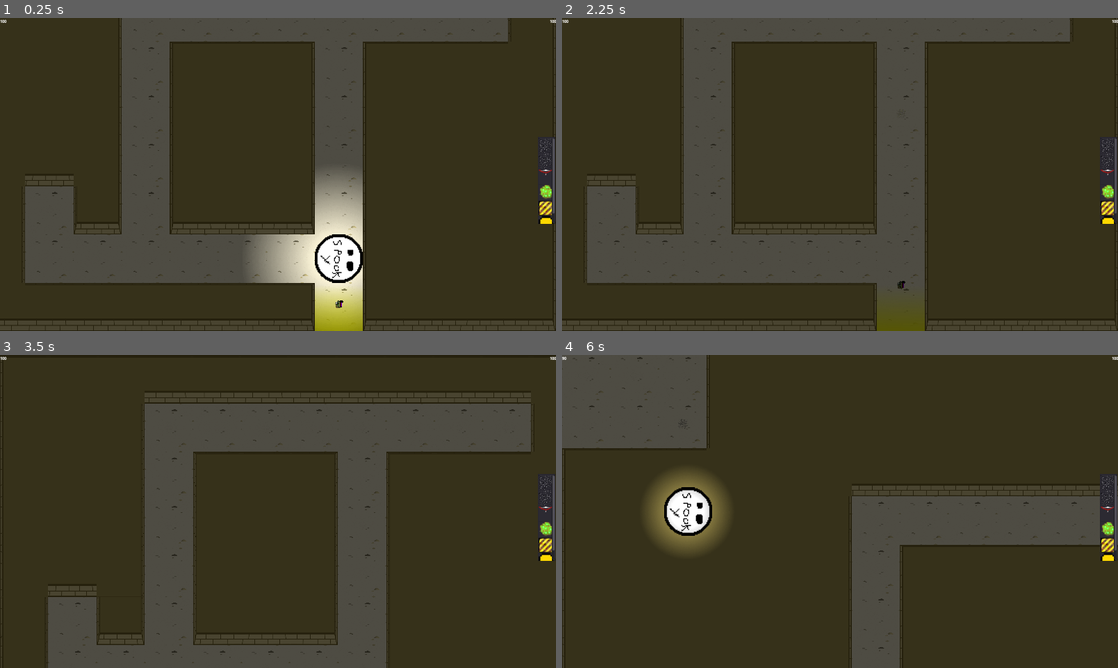
Above: before the commit, frames 1-4 (two rows, left to right).
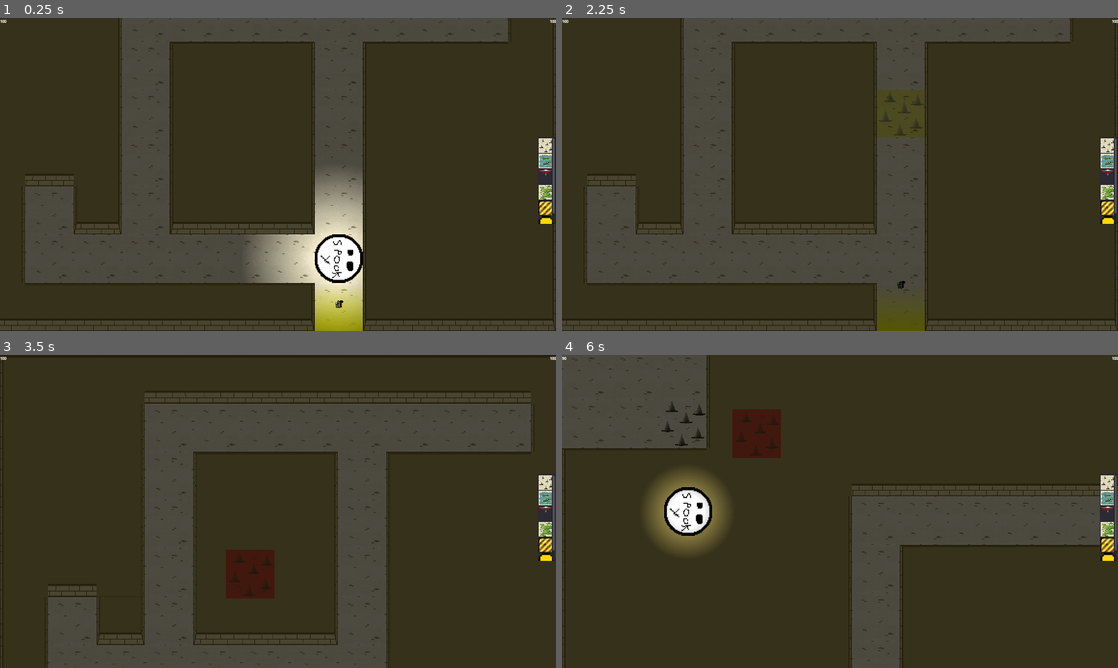
Above: after the commit, the same moments.

Repository: Solid-Squid-Contingent/LD-48
Game: Godot game, scene res://scenes/Game.tscn
Same seed, same stepped clock (60 frames per second), same inputs: the game is played once before the commit and once after it.
Inputs (mouse positions are in pixels of both pictures, inside the frame that each line leads up to):
- Up to frame 1 (0.25 s): no input
- Up to frame 2 (2.25 s): tap Enter at 0.5 s; move the mouse to (901, 302) at 0.52 s; press the mouse at (901, 302) at 0.53 s; hold D (right) 0.53-1.28 s; move the mouse to (728, 190) at 1.27 s; release the mouse at (728, 190) at 1.28 s; hold S (down) 1.28-2.03 s; right-click (728, 190) at 1.35 s; move the mouse to (895, 105) at 2.02 s; hold D (right) from 2.03 s (still down); tap 1 at 2.1 s
- Up to frame 3 (3.5 s): tap Space at 2.75 s; move the mouse to (250, 574) at 2.77 s; release D (right) at 2.78 s; hold W (up) from 2.78 s (still down); tap 9 at 2.85 s; click (250, 574) at 2.92 s
- Up to frame 4 (6 s): tap Enter at 3.5 s; move the mouse to (1006, 558) at 3.52 s; release W (up) at 3.53 s; hold A (left) 3.53-5.03 s; tap Q at 3.6 s; move the mouse to (673, 464) at 4.27 s; click (673, 464) at 4.35 s; move the mouse to (867, 511) at 5.02 s; hold S (down) 5.03-5.78 s; hold Right mouse button (interact) 5.03-5.78 s; click (867, 511) at 5.17 s; move the mouse to (756, 433) at 5.77 s; hold D (right) from 5.78 s (still down); tap 1 at 5.85 s

The runs differ from the first frame. In frame 1, 0.5% of the frame differs, in the area x 6-100%, y 0-95%; in frame 2, 1.7%; in frame 3, 1.8%; in frame 4, 1.9%, in the area x 0-100%, y 0-98%.
Error in both runs: Invalid get index '8' (on base: 'Array'). (res://ItemList.gd:30)

Commit message:
More new art, various fixes

Diff:
--- a/scenes/CrocodilePit.tscn
+++ b/scenes/CrocodilePit.tscn
@@ -1,10 +1,10 @@
 [gd_scene load_steps=4 format=2]
 
-[ext_resource path="res://resources/graphics/traps/spikes.png" type="Texture" id=1]
+[ext_resource path="res://resources/graphics/traps/crocodiles.png" type="Texture" id=1]
 [ext_resource path="res://scripts/CrocodilePit.gd" type="Script" id=2]
 
 [sub_resource type="RectangleShape2D" id=1]
-extents = Vector2( 25.0802, 25.0802 )
+extents = Vector2( 125, 125 )
 
 [node name="CrocodilePit" type="Area2D"]
 collision_layer = 2
@@ -12,6 +12,7 @@
 script = ExtResource( 2 )
 
 [node name="Sprite" type="Sprite" parent="."]
+scale = Vector2( 0.25, 0.25 )
 texture = ExtResource( 1 )
 
 [node name="CollisionShape2D" type="CollisionShape2D" parent="."]
--- a/scenes/Dynamite.tscn
+++ b/scenes/Dynamite.tscn
@@ -4,6 +4,7 @@
 [ext_resource path="res://resources/graphics/enemies/dynamite.png" type="Texture" id=2]
 
 [node name="Dynamite" type="Sprite"]
+z_index = 1
 texture = ExtResource( 2 )
 script = ExtResource( 1 )
 
--- a/scenes/Game.tscn
+++ b/scenes/Game.tscn
@@ -91,4 +91,5 @@
 color = Color( 0.34, 0.34, 0.34, 1 )
 
 [node name="CurrentItemPreview" type="Sprite" parent="."]
+z_index = 2
 script = ExtResource( 13 )
--- a/scenes/Goo.tscn
+++ b/scenes/Goo.tscn
@@ -4,7 +4,7 @@
 [ext_resource path="res://scripts/Goo.gd" type="Script" id=2]
 
 [sub_resource type="RectangleShape2D" id=1]
-extents = Vector2( 25.0802, 25.0802 )
+extents = Vector2( 125, 125 )
 
 [node name="Goo" type="Area2D"]
 collision_layer = 2
@@ -12,6 +12,7 @@
 script = ExtResource( 2 )
 
 [node name="Sprite" type="Sprite" parent="."]
+scale = Vector2( 0.25, 0.25 )
 texture = ExtResource( 1 )
 
 [node name="CollisionShape2D" type="CollisionShape2D" parent="."]
--- a/scenes/Player.tscn
+++ b/scenes/Player.tscn
@@ -8,7 +8,7 @@
 radius = 129.201
 
 [node name="Player" type="KinematicBody2D"]
-z_index = 2
+z_index = 3
 collision_layer = 0
 collision_mask = 0
 script = ExtResource( 2 )
--- a/scenes/Spikes.tscn
+++ b/scenes/Spikes.tscn
@@ -4,7 +4,7 @@
 [ext_resource path="res://scripts/Spikes.gd" type="Script" id=2]
 
 [sub_resource type="RectangleShape2D" id=1]
-extents = Vector2( 25.0802, 25.0802 )
+extents = Vector2( 125, 125 )
 
 [node name="Spikes" type="Area2D"]
 collision_layer = 2
@@ -12,6 +12,7 @@
 script = ExtResource( 2 )
 
 [node name="Sprite" type="Sprite" parent="."]
+scale = Vector2( 0.25, 0.25 )
 texture = ExtResource( 1 )
 
 [node name="CollisionShape2D" type="CollisionShape2D" parent="."]
--- a/scripts/CrocodilePit.gd
+++ b/scripts/CrocodilePit.gd
@@ -1,6 +1,6 @@
 extends Area2D
 
-const icon = preload("res://resources/graphics/traps/spikes.png")
+const icon = preload("res://resources/graphics/traps/crocodiles.png")
 
 func _on_Spikes_body_entered(body):
 	body.collideWithCrocodiles()
--- a/scripts/CurrentItemPreview.gd
+++ b/scripts/CurrentItemPreview.gd
@@ -61,6 +61,8 @@
 	if currentItem:
 		show()
 		texture = currentItem.getIcon()
+		scale = currentItem.get_node("Sprite").scale
+		rotation = 0
 		setClosestFloorSnapPosition(currentItem.wallSnap())
 		currentItem.position = position
 		currentItem.rotation = rotation
--- a/scripts/Dynamite.gd
+++ b/scripts/Dynamite.gd
@@ -21,4 +21,5 @@
 func _on_Timer_timeout():
 	var index = positionInMap(global_position)
 	layout.set_cellv(index, 1)
+	layout.update_bitmask_area(index)
 	queue_free()
--- a/scripts/Player.gd
+++ b/scripts/Player.gd
@@ -115,6 +115,7 @@
 		var index = positionInMap(target)
 		money -= 10
 		layout.set_cellv(index, 1 - layout.get_cellv(index))
+		layout.update_bitmask_area(index)
 
 func get_input():
 	velocity = Vector2()
Binary file changed: resources/graphics/enemies/dynamite.png
Binary file added: resources/graphics/traps/crocodiles.png
Not shown, changed: resources/graphics/traps/crocodiles.png.import
Binary file changed: resources/graphics/traps/goo.png
Binary file changed: resources/graphics/traps/spikes.png
Binary file removed: resources/graphics/walls/Boden.png
Not shown, removed: resources/graphics/walls/Boden.png.import
Binary file added: resources/graphics/walls/Floor.png
Not shown, changed: resources/graphics/walls/Floor.png.import
Binary file changed: resources/graphics/walls/Floor_smaller.png
Binary file removed: resources/graphics/walls/Wall freistehend.png
Not shown, removed: resources/graphics/walls/Wall freistehend.png.import
(and 30 more such lines)
